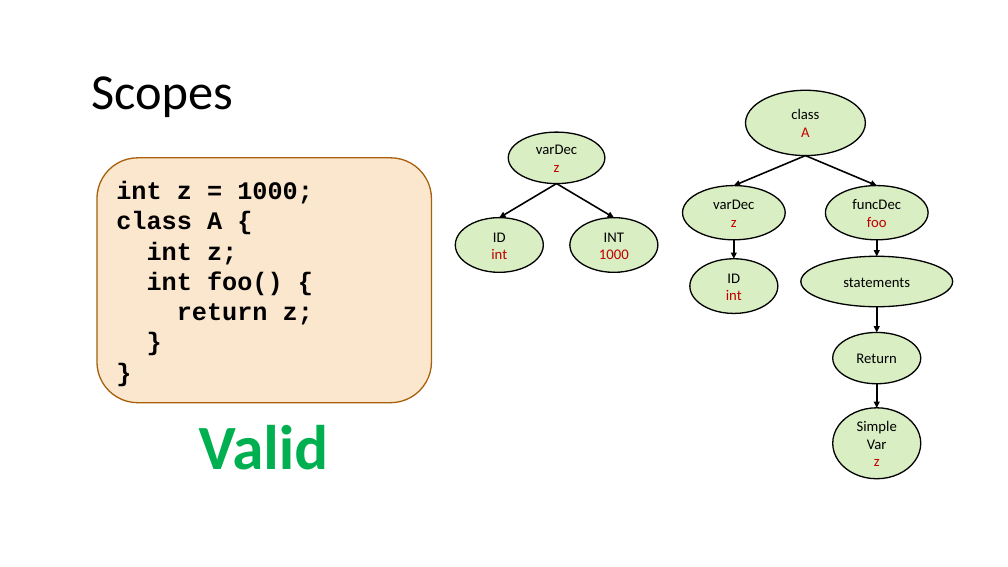
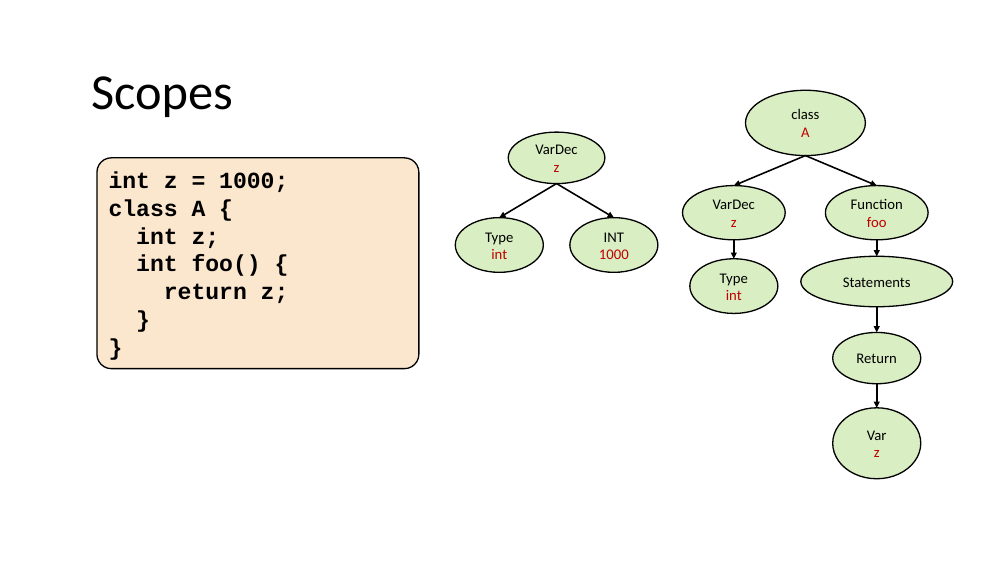
Before and after one commit to nivshani/compilation, a slide deck: slide 128 of slides/semantic.pptx (slide 127 before the commit). Drawn at 1008x567 pixels with LibreOffice and Linux fonts; fonts in the diff are those of the drawing. Boxes give left, top, right and bottom in pixels: in the first picture for what was removed or moved away, otherwise in the second. Text is boxed around its words. In the diff, an @@ line names an element or a change of style, - is before the commit and + after.

```diff
--- a/slides/semantic.pptx
+++ b/slides/semantic.pptx
@@ text in ellipse at [535,144,577,154]: text changed @@
-varDec
+VarDec
@@ rounded rectangle "int z = 1000;": place and size @@
-rounded rectangle "int z = 1000;" at [97,158,432,403]
+rounded rectangle "int z = 1000;" at [97,158,419,369]
@@ rounded rectangle "int z = 1000;" at [97,158,419,369]: size 24 to 22 pt; vertical alignment middle to top; outline #A9610D 1.25 pt to #000000 1.25 pt; proportions changed @@
@@ text in ellipse at [713,199,755,209]: text changed @@
-varDec
+VarDec
@@ text in ellipse at [851,199,903,209]: text changed @@
-funcDec
+Function
@@ text in ellipse at [485,232,513,245]: text changed @@
-ID
+Type
@@ text in ellipse at [720,273,748,286]: text changed @@
-ID
+Type
@@ text in ellipse at [843,277,911,287]: text changed @@
-statements
+Statements
@@ text removed at [199,424,328,470] @@
-Valid
@@ text in ellipse at [857,420,897,434]: paragraph removed @@
-Simple
```
Also in this commit, not shown: 112 other slides changed, 2 slides added, 1 other file.
